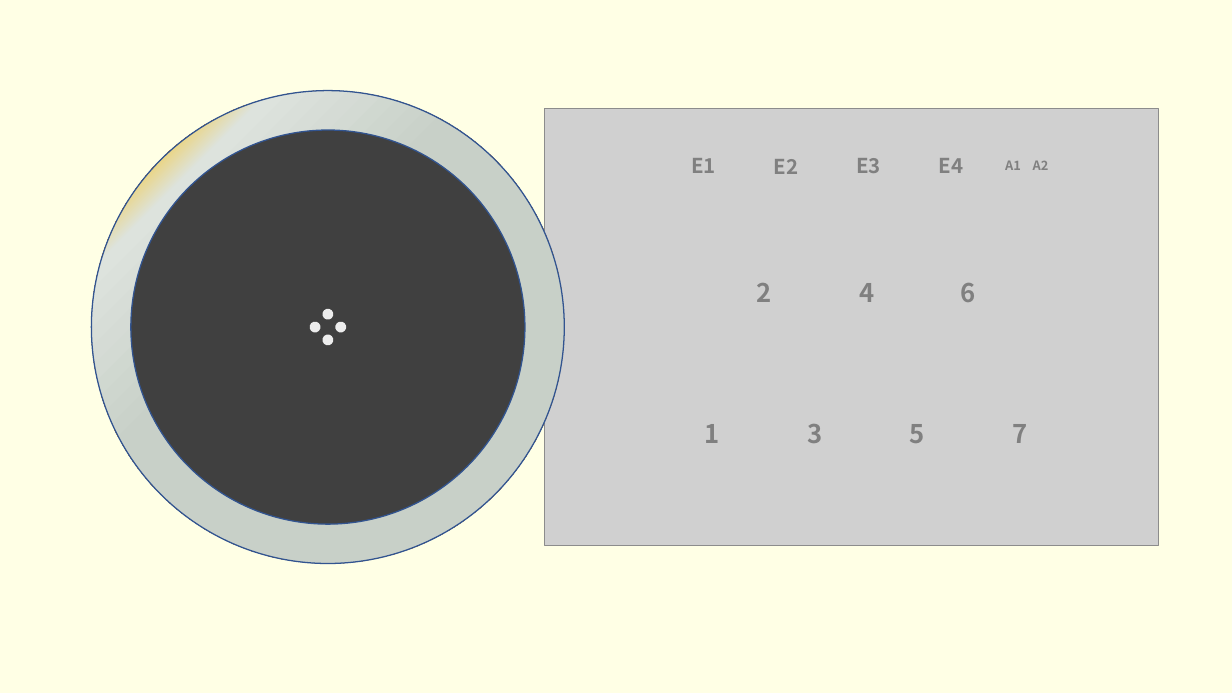
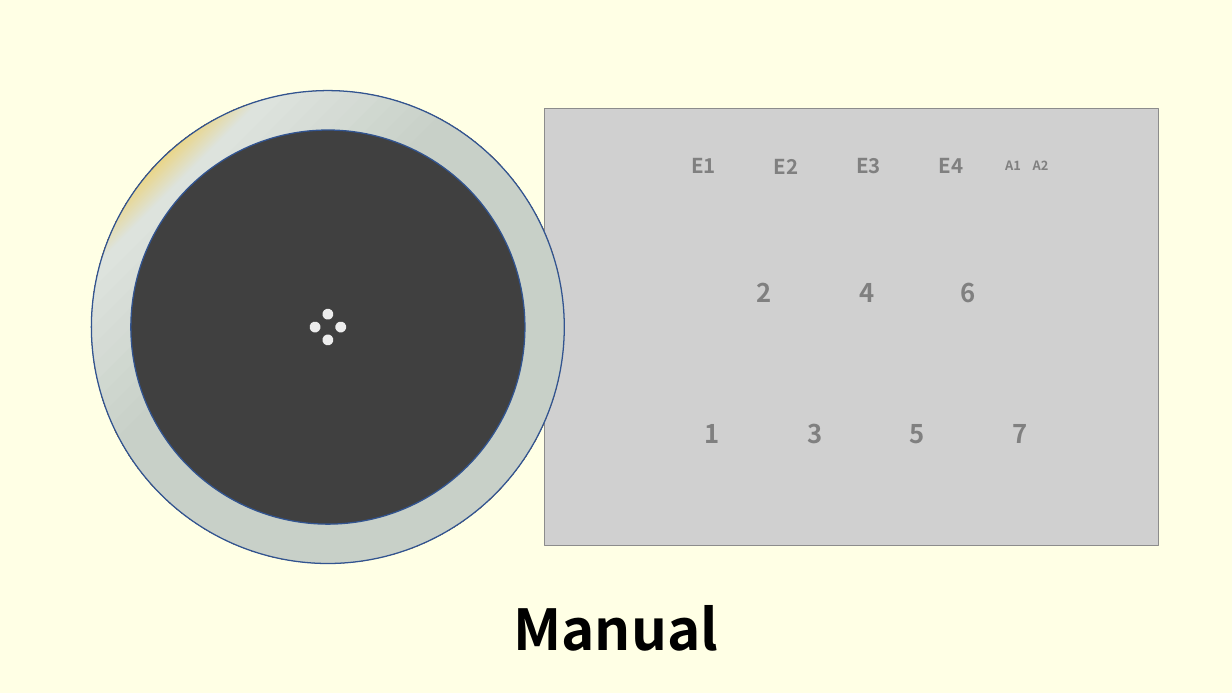
Before and after one commit to whowechina/iidx_pico, a slide deck: slide 1 of doc/Firmware_manual.pptx. Drawn at 1232x693 pixels with LibreOffice and Linux fonts; fonts in the diff are those of the drawing; grey boxes stand for pictures. Boxes give left, top, right and bottom in pixels: in the first picture for what was removed or moved away, otherwise in the second. Text is boxed around its words. In the diff, an @@ line names an element or a change of style, - is before the commit and + after.

```diff
--- a/doc/Firmware_manual.pptx
+++ b/doc/Firmware_manual.pptx
@@ text added at [513,605,718,651], 44 pt, text #000000, bold @@
+Manual
```
Also in this commit, not shown: 1 other slide changed, 1 slide added, 1 slide removed, 14 other files.
